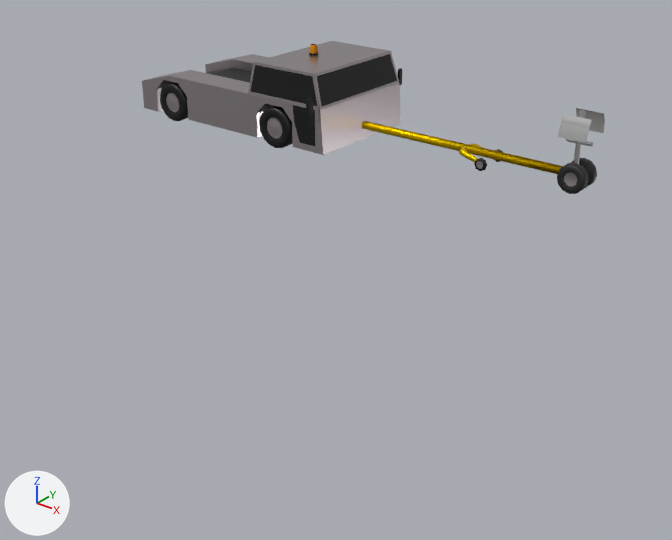
What one commit did to the Blender file game/Assets/pushback tug.blend.
One viewpoint serves both versions: a 50 mm camera at (9.7, -22.4, 9.2) aimed at (-3.6, -5.8, -1.2). Every picture has the same lights, and +X, +Y and +Z are marked at lower left.

The scene before the commit, as lines of its bpy script (objects in view):
```python
ob_back_right__wheel = bpy.data.objects.new('back right -wheel', me_cube_007)
ob_back_right__wheel.location = (-13.66, -1.97, 0.6)
ob_back_right__wheel.rotation_euler = (0.0, 0.0, 4.712)  # degrees (0, 0, 270)
ob_front_gear_mount__noimp = bpy.data.objects.new('front gear mount -noimp', me_cylinder_002)
ob_front_gear_mount__noimp.location = (0.0, 0.0, 0.0)
ob_front_right__wheel = bpy.data.objects.new('front right -wheel', me_cube_004)
ob_front_right__wheel.location = (-9.08, -1.97, 0.6)
ob_front_right__wheel.rotation_euler = (0.0, 0.0, 4.712)  # degrees (0, 0, 270)
ob_tug = bpy.data.objects.new('Tug', me_cube)
ob_tug.location = (0.0, 0.0, 0.0)
```
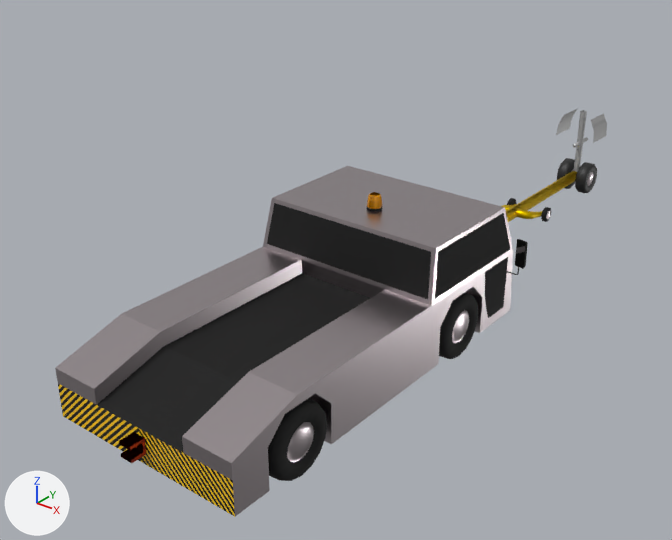
Location of each change, (x1, y1, x2, y2) in pixels of the pictures (672 x 540 px):
'Tug', turned: before (142, 41, 563, 174); after (55, 166, 577, 517)
'back right', added (black): after (268, 398, 327, 481)
    faces in mat_black_plastic (black #000000): (268, 398, 327, 481)
    faces in mat_plain_metal (light grey #c2b8bb): (287, 422, 314, 462)
'front gear mount -noimp', mesh turned: before (557, 108, 605, 194); after (556, 108, 607, 193)
'front right', added (black): after (439, 292, 478, 359)
    faces in mat_black_plastic (black #000000): (439, 292, 478, 359)
    faces in mat_plain_metal (light grey #c2b8bb): (452, 310, 469, 344)
'front right -wheel', deleted: before (259, 106, 293, 148)
    faces in mat_black_plastic (black #000000): (259, 106, 293, 148)
    faces in mat_plain_metal (light grey #c2b8bb): (267, 118, 283, 138)
'back right -wheel', deleted: before (160, 82, 188, 121)
    faces in mat_black_plastic (black #000000): (160, 82, 188, 121)
    faces in mat_plain_metal (light grey #c2b8bb): (166, 93, 179, 112)

The change, as a list of edits to the scene's bpy script:
```text
Change me_cylinder_002:
    where me_cylinder_002.from_pydata(...)  # 224 vertices, 186 faces; spans x -0.43..0.41, y -0.52..0.52, z 0.15..2.34
    used by ob_front_gear_mount__noimp; location = (0.0, 0.0, 0.0)
    me_cylinder_002 part 1: the whole mesh is turned 90 degrees about the z axis through the mesh origin
Add me_cube_004_1:
    me_cube_004_1.from_pydata(...)  # 97 vertices, 120 faces; spans x -0.328..0.073, y -0.668..0.668, z -0.668..0.668
    me_cube_004_1.polygons.foreach_set('use_smooth', [True] * 120)
    # faces by material slot: [88, 32]
    me_cube_004_1.materials.append(mat_black_plastic)  # black #000000
    me_cube_004_1.materials.append(mat_plain_metal)  # light grey #c2b8bb
Add me_cube_007_1:
    me_cube_007_1.from_pydata(...)  # 97 vertices, 120 faces; spans x -0.328..0.073, y -0.668..0.668, z -0.668..0.668
    me_cube_007_1.polygons.foreach_set('use_smooth', [True] * 120)
    # faces by material slot: [88, 32]
    me_cube_007_1.materials.append(mat_black_plastic)  # black #000000
    me_cube_007_1.materials.append(mat_plain_metal)  # light grey #c2b8bb
Change ob_tug:
    ob_tug.rotation_euler: (0.0, 0.0, 0.0) -> (0.0, 0.0, 7.854)  # degrees (0, 0, 0) -> degrees (0, 0, 90)
Remove ob_front_right__wheel:
    ob_front_right__wheel = bpy.data.objects.new('front right -wheel', me_cube_004)
    ob_front_right__wheel.location = (-9.08, -1.97, 0.6)
    ob_front_right__wheel.rotation_euler = (0.0, 0.0, 4.712)  # degrees (0, 0, 270)
Remove ob_back_right__wheel:
    ob_back_right__wheel = bpy.data.objects.new('back right -wheel', me_cube_007)
    ob_back_right__wheel.location = (-13.66, -1.97, 0.6)
    ob_back_right__wheel.rotation_euler = (0.0, 0.0, 4.712)  # degrees (0, 0, 270)
Add ob_front_right:
    ob_front_right = bpy.data.objects.new('front right', me_cube_004_1)
    ob_front_right.location = (1.97, -9.08, 0.6)
Add ob_back_right:
    ob_back_right = bpy.data.objects.new('back right', me_cube_007_1)
    ob_back_right.location = (1.97, -13.66, 0.6)
```
